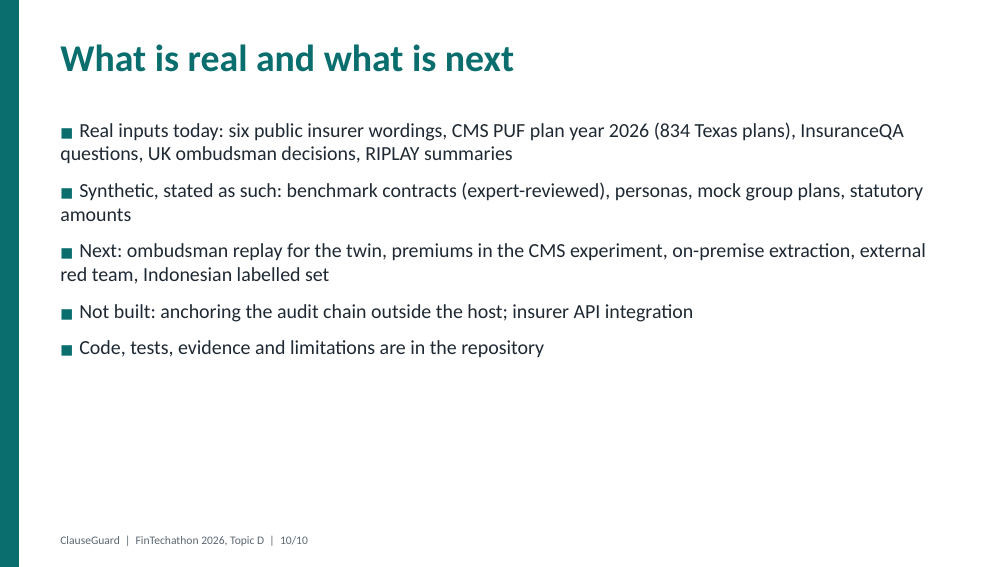
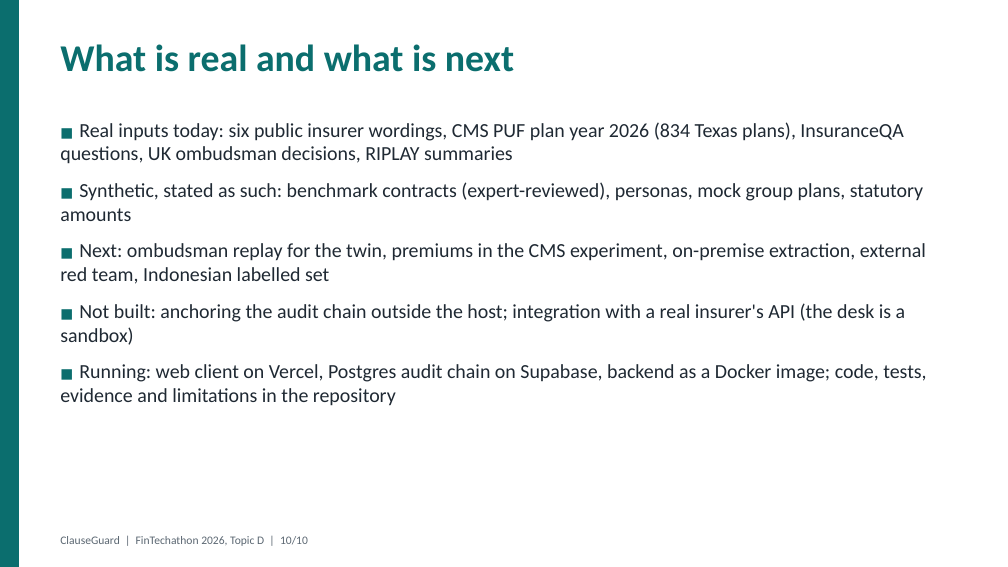
Before and after one commit to bungagana/clauseguard, a slide deck: slide 10 of clauseguard/docs/deck/ClauseGuard_deck.pptx. Drawn at 1008x567 pixels with LibreOffice and Linux fonts; fonts in the diff are those of the drawing. Boxes give left, top, right and bottom in pixels: in the first picture for what was removed or moved away, otherwise in the second. Text is boxed around its words. In the diff, an @@ line names an element or a change of style, - is before the commit and + after.

```diff
--- a/clauseguard/docs/deck/ClauseGuard_deck.pptx
+++ b/clauseguard/docs/deck/ClauseGuard_deck.pptx
@@ text at (60, 303, 926, 406): text changed @@
-■ Not built: anchoring the audit chain outside the host; insurer API integration
-■ Code, tests, evidence and limitations are in the repository
+■ Not built: anchoring the audit chain outside the host; integration with a real insurer's API (the desk is a sandbox)
+■ Running: web client on Vercel, Postgres audit chain on Supabase, backend as a Docker image; code, tests, evidence and limitations in the repository
```
Also in this commit, not shown: 3 other slides changed, 10 other files.
